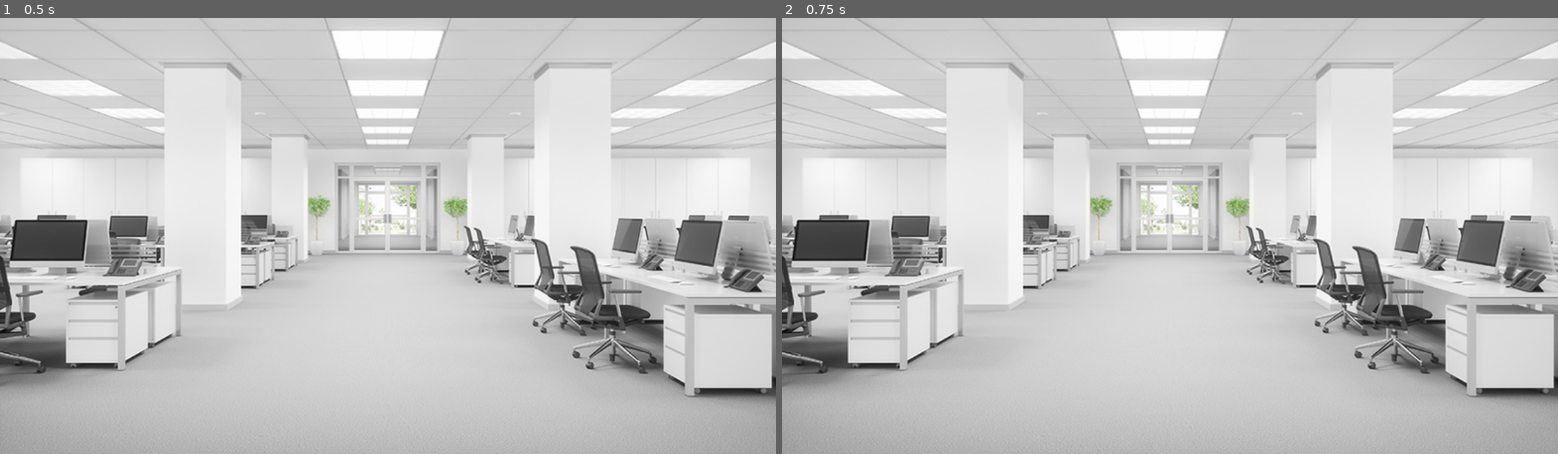
Above: before the commit, frames 1-2 (left to right).
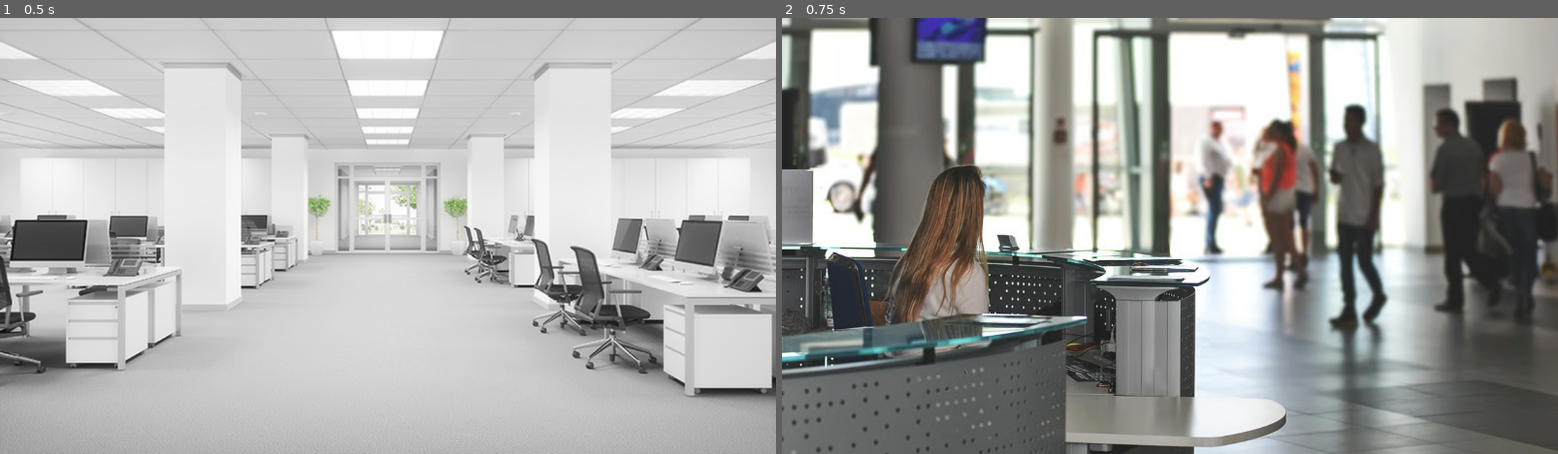
Above: after the commit, the same moments.

Repository: Anatole-DC/bgj_2026_1_strange_place
Game: Godot game, scene res://game/scenes/open_space.tscn
Two runs of this game, one before a commit and one after it. Both use one fixed random seed, a clock stepped at 60 frames per second and the inputs below.
Inputs (mouse positions are in pixels of both pictures, inside the frame that each line leads up to):
- Up to frame 1 (0.5 s): no input
- Up to frame 2 (0.75 s): tap Enter at 0.5 s; move the mouse to (1340, 214) at 0.52 s; click (1340, 214) at 0.6 s

Frame 1 is identical in both runs. In frame 2, 87% of the frame differs, in the area x 0-100%, y 0-100%.

Commit message:
wip(p&c): point and click navigation

Diff:
--- /dev/null
+++ b/common/point_and_click/point_and_click_navigation.gd
@@ -0,0 +1,11 @@
+extends Area2D
+
+@export_file("*.tscn") var navigation_scene: String;
+
+func _ready():
+	assert(navigation_scene)
+
+# Called every frame. 'delta' is the elapsed time since the previous frame.
+func _process(delta):
+	if Input.is_action_just_pressed("click"):
+		get_tree().change_scene_to_file(navigation_scene)
--- /dev/null
+++ b/common/point_and_click/point_and_click_navigation.tscn
@@ -0,0 +1,6 @@
+[gd_scene format=3 uid="uid://dbt0kswhb0kpc"]
+
+[ext_resource type="Script" uid="uid://4rv8fvmc5aty" path="res://common/point_and_click/point_and_click_navigation.gd" id="1_rcsro"]
+
+[node name="PointAndClickNavigation" type="Area2D" unique_id=2014885648]
+script = ExtResource("1_rcsro")
--- /dev/null
+++ b/game/scenes/lobby.tscn
@@ -0,0 +1,31 @@
+[gd_scene format=3 uid="uid://dpp3531yqvmav"]
+
+[ext_resource type="Texture2D" uid="uid://cf8fc8tgbwl5" path="res://assets/images/lobby.jpg" id="1_rupa5"]
+[ext_resource type="PackedScene" uid="uid://dbt0kswhb0kpc" path="res://common/point_and_click/point_and_click_navigation.tscn" id="2_2jggd"]
+
+[sub_resource type="RectangleShape2D" id="RectangleShape2D_rfumh"]
+size = Vector2(245, 315)
+
+[node name="Lobby" type="Node2D" unique_id=748305752]
+
+[node name="CanvasLayer" type="CanvasLayer" parent="." unique_id=1578624228]
+
+[node name="LobbyBackground" type="TextureRect" parent="CanvasLayer" unique_id=1416462297]
+anchors_preset = 15
+anchor_right = 1.0
+anchor_bottom = 1.0
+grow_horizontal = 2
+grow_vertical = 2
+size_flags_horizontal = 4
+size_flags_vertical = 4
+texture = ExtResource("1_rupa5")
+metadata/_edit_use_anchors_ = true
+
+[node name="OpenSpaceNavigation" parent="." unique_id=2014885648 instance=ExtResource("2_2jggd")]
+position = Vector2(1090, 247)
+navigation_scene = "uid://sjgupbjgm873"
+
+[node name="CollisionShape2D" type="CollisionShape2D" parent="OpenSpaceNavigation" unique_id=1444650778]
+position = Vector2(6.5, -5.5)
+shape = SubResource("RectangleShape2D_rfumh")
+debug_color = Color(0, 0.4, 0.47058824, 0.8745098)
--- a/game/scenes/open_space.tscn
+++ b/game/scenes/open_space.tscn
@@ -1,6 +1,10 @@
 [gd_scene format=3 uid="uid://sjgupbjgm873"]
 
 [ext_resource type="Texture2D" uid="uid://ca6wu62uyrk1v" path="res://assets/images/open_space.jpg" id="1_yhvbn"]
+[ext_resource type="PackedScene" uid="uid://dbt0kswhb0kpc" path="res://common/point_and_click/point_and_click_navigation.tscn" id="2_bahh1"]
+
+[sub_resource type="RectangleShape2D" id="RectangleShape2D_5oane"]
+size = Vector2(160, 134)
 
 [node name="OpenSpace" type="Node2D" unique_id=1865548266]
 
@@ -15,3 +19,13 @@
 size_flags_horizontal = 4
 size_flags_vertical = 4
 texture = ExtResource("1_yhvbn")
+metadata/_edit_use_anchors_ = true
+
+[node name="LobbyNavigation" parent="." unique_id=2014885648 instance=ExtResource("2_bahh1")]
+position = Vector2(576, 290)
+navigation_scene = "uid://dpp3531yqvmav"
+
+[node name="CollisionShape2D" type="CollisionShape2D" parent="LobbyNavigation" unique_id=1450019472]
+position = Vector2(-1, -10)
+shape = SubResource("RectangleShape2D_5oane")
+debug_color = Color(0, 0.4, 0.47058824, 0.8745098)
--- a/project.godot
+++ b/project.godot
@@ -20,6 +20,14 @@
 window/stretch/mode="viewport"
 window/stretch/aspect="expand"
 
+[input]
+
+click={
+"deadzone": 0.2,
+"events": [Object(InputEventMouseButton,"resource_local_to_scene":false,"resource_name":"","device":-1,"window_id":0,"alt_pressed":false,"shift_pressed":false,"ctrl_pressed":false,"meta_pressed":false,"button_mask":0,"position":Vector2(0, 0),"global_position":Vector2(0, 0),"factor":1.0,"button_index":1,"canceled":false,"pressed":false,"double_click":false,"script":null)
+]
+}
+
 [physics]
 
 3d/physics_engine="Jolt Physics"
Not shown, added: common/point_and_click/point_and_click_navigation.gd.uid
